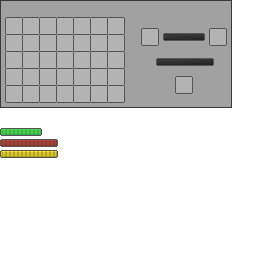
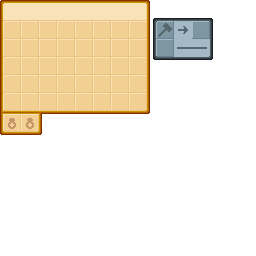
The second 256 × 256 image is a revision of the first. Changes to its layers:
added layer "Layer 36" above "Layer 25" over [0, 0, 213, 135]
hid "Layer 25" over [0, 0, 232, 158]
